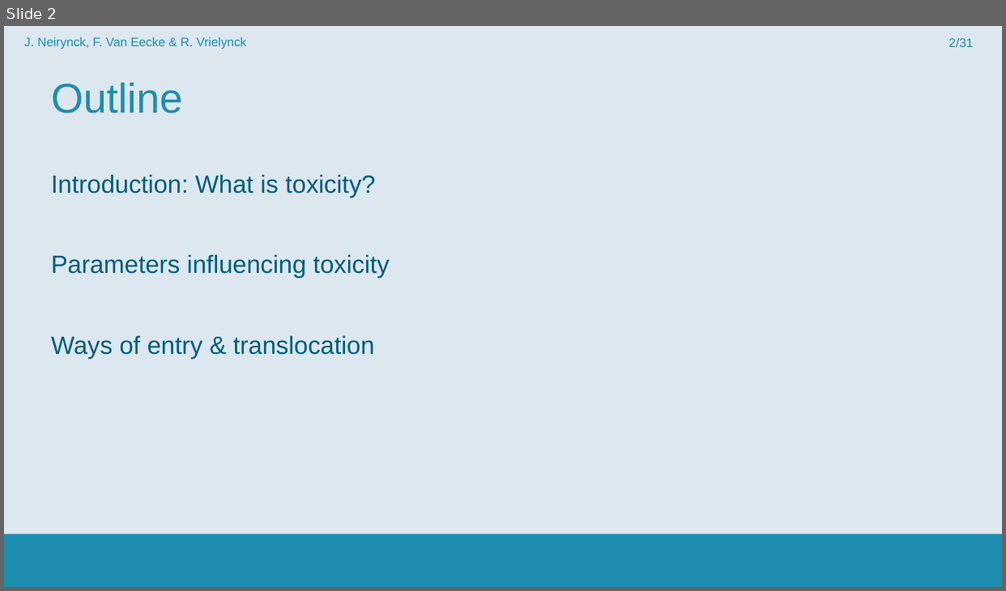
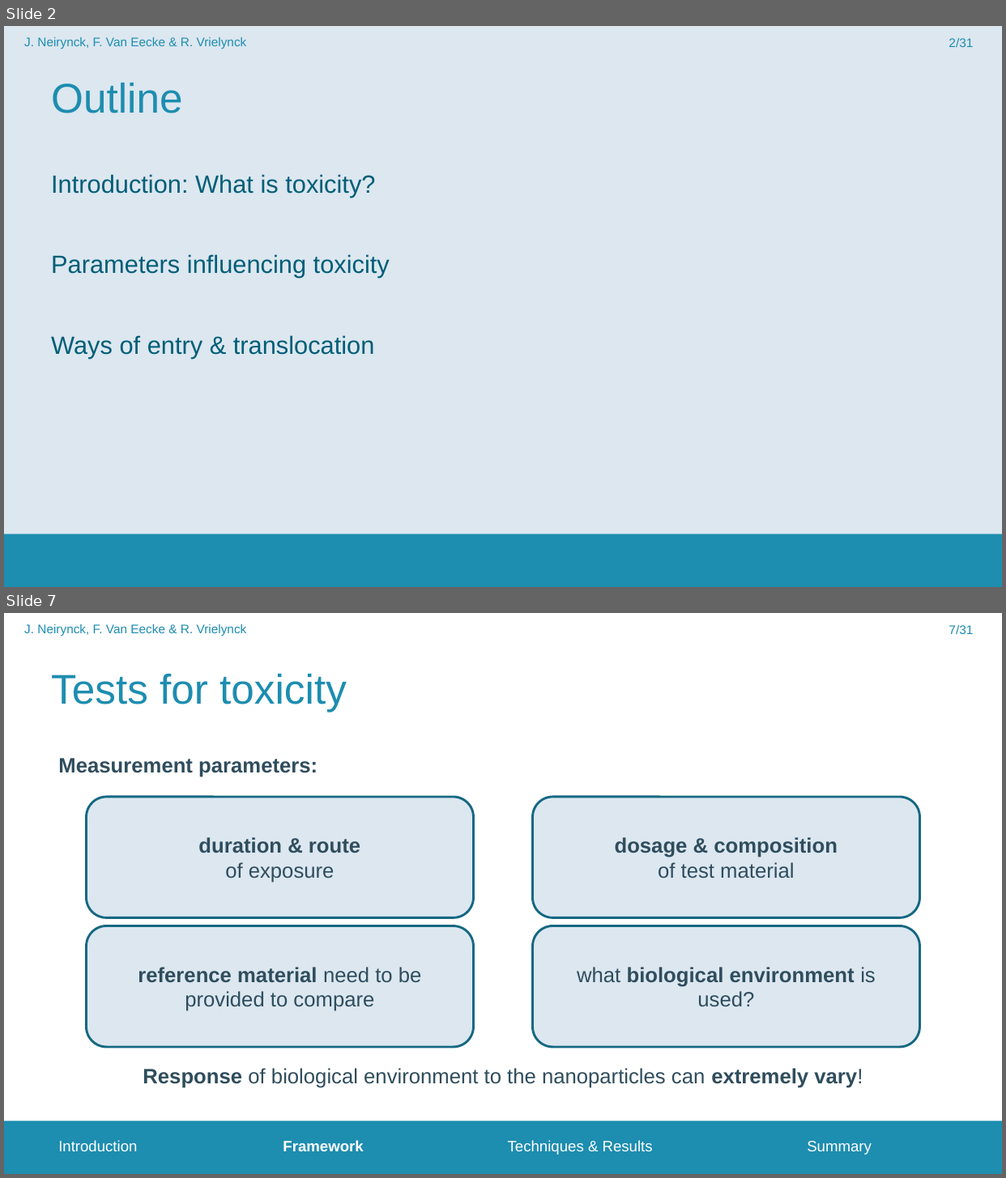
Before and after one commit to FrederikVanEecke/PresentationClusters, a slide deck: NanoparticleToxicity.pptx. Shown one above the other, each under a label of ours: slide 2 before the commit, slides 2 and 7 after it; the slides between them are not shown. The pictures are 1006x591 and 1006x1178 pixels, drawn with LibreOffice and Linux fonts; fonts in the diff are those of the drawing; background and template pictures are left out. Boxes give left, top, right and bottom in pixels: in the first picture for what was removed or moved away, otherwise in the second. Text is boxed around its words. In the diff, an @@ line names an element or a change of style, - is before the commit and + after.

```diff
--- a/NanoparticleToxicity.pptx
+++ b/NanoparticleToxicity.pptx
@@ slide 7 added at (4,613,1002,1174), background #FFFFFF; not listed: 1 template element that a slide beside it also shows @@
@@ text added at (24,624,247,636), 12 pt, text #1D8DB0 @@
+J. Neirynck, F. Van Eecke & R. Vrielynck
@@ page number added at (948,625,973,634), 12 pt, text #1D8DB0 @@
+7/31
@@ title added at (51,673,347,712), 40 pt, text #1D8DB0 @@
+Tests for toxicity
@@ text added at (58,758,317,777), 20 pt, text #2F4D5D, bold @@
+Measurement parameters:
@@ rounded rectangle added at (87,797,473,918), fill #DCE7F0, outline #156882 2.25 pt, 20 pt, text #2F4D5D, bold @@
+duration & route
+of exposure
@@ rounded rectangle added at (533,797,919,918), fill #DCE7F0, outline #156882 2.25 pt, 20 pt, text #2F4D5D, bold @@
+dosage & composition
+of test material
@@ rounded rectangle added at (87,926,473,1047), fill #DCE7F0, outline #156882 2.25 pt, 20 pt, text #2F4D5D @@
+reference material need to be provided to compare
@@ rounded rectangle added at (533,926,919,1047), fill #DCE7F0, outline #156882 2.25 pt, 20 pt, text #2F4D5D, bold @@
+what biological environment is used?
@@ text added at (143,1068,863,1088), 20 pt, text #2F4D5D @@
+Response of biological environment to the nanoparticles can extremely vary!
@@ text added at (58,1140,872,1155), 14.5 pt, text #FFFFFF @@
+Introduction Framework Techniques & Results Summary
```
Also in this commit, not shown: 1 slide changed, 4 other slides added.
